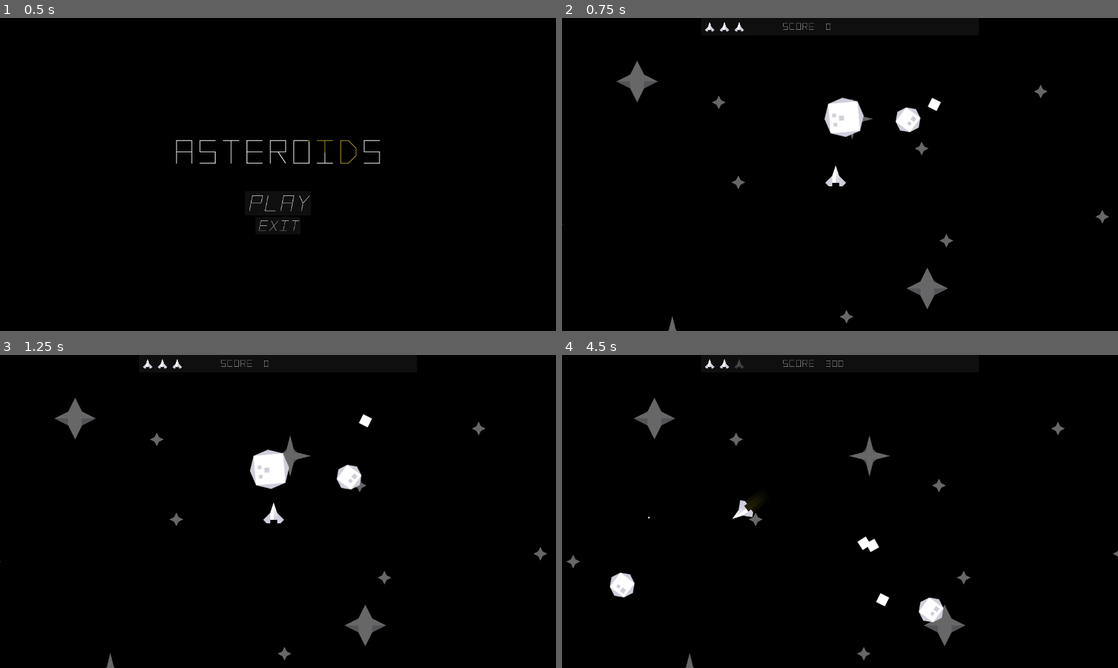
Above: before the commit, frames 1-4 (two rows, left to right).
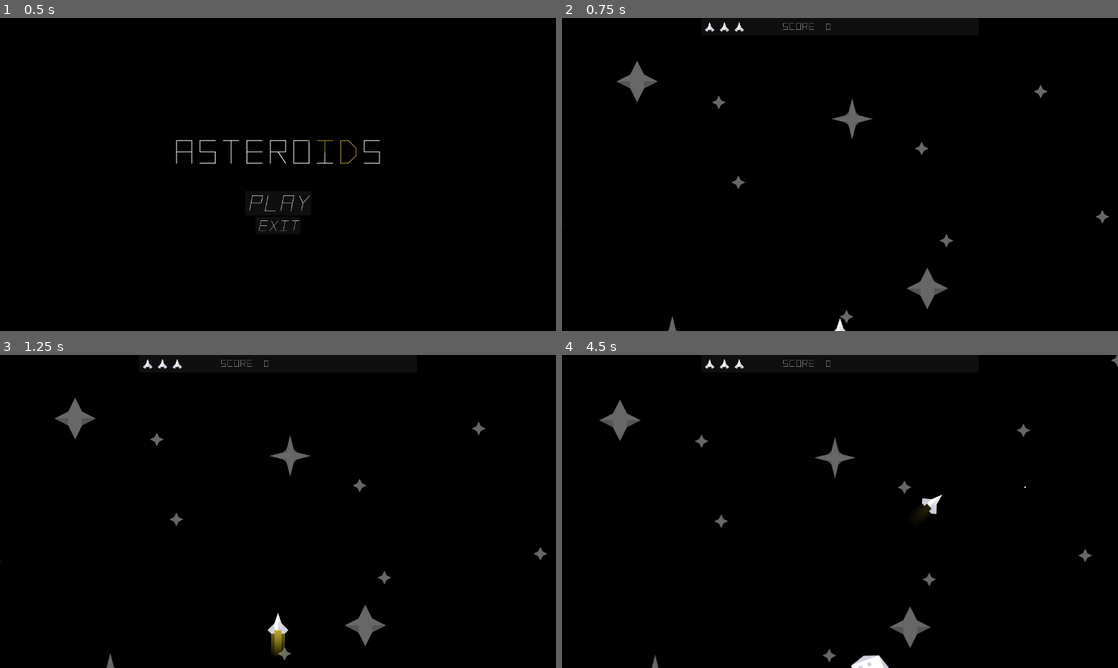
Above: after the commit, the same moments.

Repository: odonnell-brian/20-game-asteroids
Game: Godot game, scene res://main.tscn
Same seed, same stepped clock (60 frames per second), same inputs: the game is played once before the commit and once after it.
Inputs:
- Up to frame 1 (0.5 s): no input
- Up to frame 2 (0.75 s): click "PLAY" at 0.5 s
- Up to frame 3 (1.25 s): no input
- Up to frame 4 (4.5 s): hold D (rotate_right) 1.28-2.03 s; hold Space (shoot) 1.28-2.03 s; hold E (brake) 2.03-2.78 s; tap Space (shoot) at 2.1, 3.6 s; hold D (rotate_right) 2.78-3.53 s; hold Space (shoot) 2.78-3.53 s; hold W (move_forward) 3.53-4.28 s; hold A (rotate_left) from 4.28 s (still down); hold Space (shoot) from 4.28 s (still down)

Frame 1 is identical in both runs. In frame 2, 1.2% of the frame differs, in the area x 47-69%, y 25-100%; in frame 3, 1.4%; in frame 4, 3.8%, in the area x 0-100%, y 0-100%.

Commit message:
Add spawn manager to randomly spawn asteroids; multiple bug fixes

Diff:
--- a/common/components/movement/player_movement_component.gd
+++ b/common/components/movement/player_movement_component.gd
@@ -1,5 +1,7 @@
 class_name PlayerMovementComponent
 extends Node2D
+
+signal force_move_complete()
 
 const DEFAULT_VELOCITY_LIMIT: float = 400.0
 const FX_STEP_SCALAR: float = 4.0
@@ -19,6 +21,7 @@
 @export var max_velocity: Vector2 = Vector2(DEFAULT_VELOCITY_LIMIT, DEFAULT_VELOCITY_LIMIT)
 @export var rotation_offset_degrees: float = 90.0
 
+var enabled: bool = true
 var move_vector: Vector2
 var current_velocity: Vector2
 
@@ -28,7 +31,7 @@
 	try_set_node_alpha(brake_sprite, 0.0)
 
 func _physics_process(delta: float) -> void:
-	if not get_parent() is CharacterBody2D:
+	if not enabled or not get_parent() is CharacterBody2D:
 		return
 
 	var parent: CharacterBody2D = get_parent() as CharacterBody2D
@@ -75,3 +78,17 @@
 
 func get_velocity_percent() -> Vector2:
 	return Vector2(current_velocity.x / max_velocity.x, current_velocity.y / max_velocity.y)
+
+func force_move_to(destination: Vector2, duration: float) -> void:
+	enabled = false
+
+	var thruster_tween_time: float = duration / 4
+	var position_tween: Tween = create_tween()
+	position_tween.tween_property(get_parent(), "global_position", destination, duration).from_current().set_ease(Tween.EASE_IN_OUT)
+	position_tween.parallel().tween_property(thruster_sprite, "modulate:a", 1.0, thruster_tween_time).set_trans(Tween.TRANS_SINE)
+	position_tween.parallel().tween_property(thruster_sprite, "modulate:a", 0.0, thruster_tween_time).set_delay(thruster_tween_time * 3)
+	position_tween.tween_callback(on_force_move_complete).set_delay(0.5)
+
+func on_force_move_complete() -> void:
+	enabled = true
+	force_move_complete.emit()
--- a/common/components/movement/screen_wrap_component.gd
+++ b/common/components/movement/screen_wrap_component.gd
@@ -1,13 +1,19 @@
 class_name ScreenWrapComponent
 extends Node2D
 
-func _physics_process(_delta: float) -> void:
+@export_category("Dependencies")
+@export var visibility_notifier: VisibleOnScreenNotifier2D
+
+func _ready() -> void:
+	visibility_notifier.screen_exited.connect(try_wrap)
+
+func try_wrap() -> void:
 	if not get_parent() is Node2D:
 		return
 
 	var parent: Node2D = get_parent() as Node2D
-	parent.global_position.x = wrap_value(parent.global_position.x, 0, get_viewport().size.x)
-	parent.global_position.y = wrap_value(parent.global_position.y, 0, get_viewport().size.y)
+	parent.global_position.x = wrap_value(parent.global_position.x, 0, Globals.viewport_size.x)
+	parent.global_position.y = wrap_value(parent.global_position.y, 0, Globals.viewport_size.y)
 
 func wrap_value(value: float, min_val: float, max_val: float):
 	if value < min_val:
--- a/common/components/movement/simple_movement_component.gd
+++ b/common/components/movement/simple_movement_component.gd
@@ -3,11 +3,12 @@
 
 @export_category("Settings")
 @export var speed: float = 100.0
+@export var initial_direction: Vector2 = Vector2.RIGHT
 
 var velocity_offset: Vector2 = Vector2.ZERO
 var current_velocity: Vector2 = Vector2.ZERO
 
 func _physics_process(delta: float) -> void:
-	var move_vector: Vector2 = Vector2.UP.rotated(global_rotation)
+	var move_vector: Vector2 = initial_direction.rotated(global_rotation)
 	current_velocity = (speed * delta * move_vector) + velocity_offset
 	get_parent().position += current_velocity
--- /dev/null
+++ b/common/model/spawn_info.gd
@@ -0,0 +1,5 @@
+class_name SpawnInfo
+extends Resource
+
+@export var percent_chance: float = 1.0
+@export var scene: PackedScene
--- a/entities/asteroid/asteroid.gd
+++ b/entities/asteroid/asteroid.gd
@@ -10,7 +10,7 @@
 @export var num_to_spawn: int = 0
 
 func _ready() -> void:
-	global_rotation = randf_range(0.0, 2 * PI)
+	set_random_rotation()
 	health_component.health_depleted.connect(on_health_depleted)
 
 func impart_parent_velocity(parent_velocity: Vector2) -> void:
@@ -27,3 +27,9 @@
 
 		if spawn is Asteroid:
 			(spawn as Asteroid).impart_parent_velocity(movement_component.current_velocity)
+
+func set_random_rotation() -> void:
+	var rand_x = randf_range(0.0, Globals.viewport_size.x)
+	var rand_y = randf_range(0.0, Globals.viewport_size.y)
+
+	look_at(Vector2(rand_x, rand_y))
--- a/entities/asteroid/asteroid_large.tscn
+++ b/entities/asteroid/asteroid_large.tscn
@@ -25,7 +25,12 @@
 [node name="SimpleMovementComponent" parent="." instance=ExtResource("3_fqrve")]
 speed = 90.0
 
-[node name="ScreenWrapComponent" parent="." instance=ExtResource("4_wk8ix")]
+[node name="ScreenWrapComponent" parent="." node_paths=PackedStringArray("visibility_notifier") instance=ExtResource("4_wk8ix")]
+visibility_notifier = NodePath("VisibleOnScreenNotifier2D")
+
+[node name="VisibleOnScreenNotifier2D" type="VisibleOnScreenNotifier2D" parent="ScreenWrapComponent"]
+position = Vector2(1, 1.5)
+scale = Vector2(5.7, 5.55)
 
 [node name="HealthComponent" parent="." instance=ExtResource("5_mlcd4")]
 collision_layer = 4
--- a/entities/asteroid/asteroid_medium.tscn
+++ b/entities/asteroid/asteroid_medium.tscn
@@ -26,7 +26,12 @@
 [node name="SimpleMovementComponent" parent="." instance=ExtResource("3_32l4f")]
 speed = 95.0
 
-[node name="ScreenWrapComponent" parent="." instance=ExtResource("4_tl1p8")]
+[node name="ScreenWrapComponent" parent="." node_paths=PackedStringArray("visibility_notifier") instance=ExtResource("4_tl1p8")]
+visibility_notifier = NodePath("VisibleOnScreenNotifier2D")
+
+[node name="VisibleOnScreenNotifier2D" type="VisibleOnScreenNotifier2D" parent="ScreenWrapComponent"]
+position = Vector2(-0.500001, -9.53674e-07)
+scale = Vector2(3.45, 3.4)
 
 [node name="HealthComponent" parent="." instance=ExtResource("5_32l4f")]
 collision_layer = 4
--- a/entities/asteroid/asteroid_small.tscn
+++ b/entities/asteroid/asteroid_small.tscn
@@ -21,7 +21,12 @@
 
 [node name="SimpleMovementComponent" parent="." instance=ExtResource("3_bejii")]
 
-[node name="ScreenWrapComponent" parent="." instance=ExtResource("4_ujanj")]
+[node name="ScreenWrapComponent" parent="." node_paths=PackedStringArray("visibility_notifier") instance=ExtResource("4_ujanj")]
+visibility_notifier = NodePath("VisibleOnScreenNotifier2D")
+
+[node name="VisibleOnScreenNotifier2D" type="VisibleOnScreenNotifier2D" parent="ScreenWrapComponent"]
+position = Vector2(-9.53674e-07, -1.19209e-07)
+scale = Vector2(2, 1.9)
 
 [node name="HealthComponent" parent="." instance=ExtResource("5_ujanj")]
 collision_layer = 4
--- a/entities/background/background_controller.gd
+++ b/entities/background/background_controller.gd
@@ -8,6 +8,6 @@
 @export var max_scroll_speed:Vector2 = Vector2(75, 75)
 
 func _process(_delta: float) -> void:
-	var x_velocity = max_scroll_speed.x * Globals.player_movement_data.velocity_percent.x
-	var y_velocity = max_scroll_speed.y * Globals.player_movement_data.velocity_percent.y
+	var x_velocity = max_scroll_speed.x * Globals.player_data.velocity_percent.x
+	var y_velocity = max_scroll_speed.y * Globals.player_data.velocity_percent.y
 	parallax.autoscroll = Vector2(x_velocity, y_velocity) * -1
--- a/entities/bullet/bullet.tscn
+++ b/entities/bullet/bullet.tscn
@@ -20,6 +20,7 @@
 
 [node name="SimpleMovementComponent" parent="." instance=ExtResource("2_2kyv7")]
 speed = 1000.0
+initial_direction = Vector2(0, -1)
 
 [node name="DestroyOffScreenComponent" parent="." node_paths=PackedStringArray("visibility_notifier") instance=ExtResource("3_5h0jh")]
 visibility_notifier = NodePath("VisibleOnScreenNotifier2D")
--- a/entities/player/player.gd
+++ b/entities/player/player.gd
@@ -9,16 +9,29 @@
 	health_component.health_depleted.connect(Globals.player_destroyed.emit)
 	health_component.health_changed.connect(Globals.player_lives_changed.emit)
 
-	Globals.player_movement_data = PlayerData.new(Vector2.ZERO, Vector2.ZERO)
+	Globals.player_data = PlayerData.new(Vector2.ZERO, Vector2.ZERO, health_component.current_health)
+
+	movement_component.force_move_complete.connect(Globals.player_ready.emit)
+	Globals.level_loaded.connect(on_level_loaded)
 
 func _process(_delta: float) -> void:
-	Globals.player_movement_data.velocity_percent = movement_component.get_velocity_percent()
-	Globals.player_movement_data.velocity = movement_component.get_velocity()
+	Globals.player_data.velocity_percent = movement_component.get_velocity_percent()
+	Globals.player_data.velocity = movement_component.get_velocity()
+
+func on_level_loaded() -> void:
+	Globals.player_lives_changed.emit(health_component.current_health)
+	movement_component.force_move_to(Vector2(get_viewport().size.x / 2, get_viewport().size.y / 2), 2.0)
+
+func on_health_changed(current_health: int) -> void:
+	Globals.player_data.current_lives = current_health
+	Globals.player_lives_changed.emit(current_health)
 
 class PlayerData:
+	var current_lives: int
 	var velocity: Vector2 = Vector2.ZERO
 	var velocity_percent: Vector2 = Vector2.ZERO
 
-	func _init(vel: Vector2, percent: Vector2):
+	func _init(vel: Vector2, percent: Vector2, lives: int):
 		self.velocity = vel
 		self.velocity_percent = percent
+		self.current_lives = lives
--- a/entities/player/player.tscn
+++ b/entities/player/player.tscn
@@ -55,7 +55,12 @@
 reverse_thruster_sprite = NodePath("../SpriteScaler/ReverseThrustSprite")
 brake_sprite = NodePath("../SpriteScaler/BrakeSprites")
 
-[node name="ScreenWrapComponent" parent="." instance=ExtResource("3_sglur")]
+[node name="ScreenWrapComponent" parent="." node_paths=PackedStringArray("visibility_notifier") instance=ExtResource("3_sglur")]
+visibility_notifier = NodePath("VisibleOnScreenNotifier2D")
+
+[node name="VisibleOnScreenNotifier2D" type="VisibleOnScreenNotifier2D" parent="ScreenWrapComponent"]
+position = Vector2(9.53674e-07, 3)
+scale = Vector2(2.7, 3.6)
 
 [node name="PlayerInputComponent" parent="." instance=ExtResource("4_bls4j")]
 
--- /dev/null
+++ b/entities/spawn_manager/asteroid_large_spawn.tres
@@ -0,0 +1,10 @@
+[gd_resource type="Resource" script_class="SpawnInfo" load_steps=3 format=3 uid="uid://64y4s64hg125"]
+
+[ext_resource type="PackedScene" uid="uid://bmv07dwwo87ia" path="res://entities/asteroid/asteroid_small.tscn" id="1_5s36u"]
+[ext_resource type="Script" uid="uid://bmx0aq8wcahcf" path="res://common/model/spawn_info.gd" id="1_tpxxv"]
+
+[resource]
+script = ExtResource("1_tpxxv")
+percent_chance = 0.33
+scene = ExtResource("1_5s36u")
+metadata/_custom_type_script = "uid://bmx0aq8wcahcf"
--- /dev/null
+++ b/entities/spawn_manager/asteroid_medium_spawn.tres
@@ -0,0 +1,10 @@
+[gd_resource type="Resource" script_class="SpawnInfo" load_steps=3 format=3 uid="uid://htmabrh5ne5c"]
+
+[ext_resource type="PackedScene" uid="uid://daq87bed4e65s" path="res://entities/asteroid/asteroid_large.tscn" id="1_d2w34"]
+[ext_resource type="Script" uid="uid://bmx0aq8wcahcf" path="res://common/model/spawn_info.gd" id="2_oy2or"]
+
+[resource]
+script = ExtResource("2_oy2or")
+percent_chance = 0.34
+scene = ExtResource("1_d2w34")
+metadata/_custom_type_script = "uid://bmx0aq8wcahcf"
--- /dev/null
+++ b/entities/spawn_manager/asteroid_small_spawn.tres
@@ -0,0 +1,10 @@
+[gd_resource type="Resource" script_class="SpawnInfo" load_steps=3 format=3 uid="uid://ct2e8dpa7rcw"]
+
+[ext_resource type="PackedScene" uid="uid://daq87bed4e65s" path="res://entities/asteroid/asteroid_large.tscn" id="1_fyuow"]
+[ext_resource type="Script" uid="uid://bmx0aq8wcahcf" path="res://common/model/spawn_info.gd" id="2_dgaaq"]
+
+[resource]
+script = ExtResource("2_dgaaq")
+percent_chance = 0.34
+scene = ExtResource("1_fyuow")
+metadata/_custom_type_script = "uid://bmx0aq8wcahcf"
--- /dev/null
+++ b/entities/spawn_manager/spawn_manager.gd
@@ -0,0 +1,45 @@
+class_name SpawnManager
+extends Node2D
+
+@export_category("Dependencies")
+@export var spawn_timer: Timer
+@export var possible_spawns: Array[SpawnInfo]
+@export var spawn_path: PathFollow2D
+
+@export_category("Settings")
+@export var spawn_time_range: Vector2 = Vector2(2.0, 4.0)
+@export var num_initial_spawns: int = 5
+
+func _ready() -> void:
+	Globals.start_game.connect(on_start_game)
+
+func on_start_game() -> void:
+	for i in num_initial_spawns:
+		do_spawn()
+
+	spawn_timer.timeout.connect(do_spawn)
+	start_spawn_timer()
+
+func do_spawn() -> void:
+	var spawn_info: SpawnInfo = pick_random_spawn()
+	var spawn: Node2D = spawn_info.scene.instantiate() as Node2D
+	spawn.global_position = pick_random_location()
+	add_child(spawn)
+	start_spawn_timer()
+
+func pick_random_spawn() -> SpawnInfo:
+	var total_percent = possible_spawns.reduce(func(accum, info): return accum + info.percent_chance, 0.0)
+
+	for spawn in possible_spawns:
+		var rand_val: float = randf_range(0.0, total_percent)
+		if rand_val <= spawn.percent_chance * total_percent:
+			return spawn
+
+	return possible_spawns[0]
+
+func pick_random_location() -> Vector2:
+	spawn_path.progress_ratio = randf()
+	return spawn_path.global_position
+
+func start_spawn_timer() -> void:
+	spawn_timer.start(randf_range(spawn_time_range.x, spawn_time_range.y))
--- /dev/null
+++ b/entities/spawn_manager/spawn_manager.tscn
@@ -0,0 +1,29 @@
+[gd_scene load_steps=7 format=3 uid="uid://dq1b6um0qq0nk"]
+
+[ext_resource type="Script" uid="uid://ddjcshst5ixyy" path="res://entities/spawn_manager/spawn_manager.gd" id="1_nl4a5"]
+[ext_resource type="Script" uid="uid://bmx0aq8wcahcf" path="res://common/model/spawn_info.gd" id="2_fs3ln"]
+[ext_resource type="Resource" uid="uid://64y4s64hg125" path="res://entities/spawn_manager/asteroid_large_spawn.tres" id="3_infqt"]
+[ext_resource type="Resource" uid="uid://htmabrh5ne5c" path="res://entities/spawn_manager/asteroid_medium_spawn.tres" id="4_ce33y"]
+[ext_resource type="Resource" uid="uid://ct2e8dpa7rcw" path="res://entities/spawn_manager/asteroid_small_spawn.tres" id="5_1t1l5"]
+
+[sub_resource type="Curve2D" id="Curve2D_fs3ln"]
+_data = {
+"points": PackedVector2Array(0, 0, 0, 0, -171, -186, 0, 0, 0, 0, 1490, -190, 0, 0, 0, 0, 1492, 852, 0, 0, 0, 0, -171, 848, 0, 0, 0, 0, -170, -184)
+}
+point_count = 5
+
+[node name="SpawnManager" type="Node2D" node_paths=PackedStringArray("spawn_timer", "spawn_path")]
+script = ExtResource("1_nl4a5")
+spawn_timer = NodePath("Timer")
+possible_spawns = Array[ExtResource("2_fs3ln")]([ExtResource("3_infqt"), ExtResource("4_ce33y"), ExtResource("5_1t1l5")])
+spawn_path = NodePath("Path2D/PathFollow2D")
+
+[node name="Timer" type="Timer" parent="."]
+one_shot = true
+
+[node name="Path2D" type="Path2D" parent="."]
+curve = SubResource("Curve2D_fs3ln")
+
+[node name="PathFollow2D" type="PathFollow2D" parent="Path2D"]
+position = Vector2(-171, -186)
+rotation = -0.00240818
--- a/game_world.gd
+++ b/game_world.gd
@@ -7,10 +7,11 @@
 	Globals.game_world = self
 	Globals.player_destroyed.connect(on_player_destroyed)
 	Globals.restart_game.connect(on_restart_game)
+	Globals.player_ready.connect(Globals.start_game.emit)
 
 func start_game() -> void:
+	init_gui()
 	instantiate_level()
-	init_gui()
 	get_tree().paused = false
 
 func clear() -> void:
@@ -18,11 +19,12 @@
 		current_level_node.call_deferred("queue_free")
 
 func instantiate_level() -> void:
-	var level: PackedScene = load("res://levels/test_scene.tscn")
+	var level: PackedScene = load("res://levels/level.tscn")
 	var level_node: Node2D = level.instantiate() as Node2D
 	add_child(level_node)
 	current_level_node = level_node
 	Globals.player_score = 0
+	Globals.level_loaded.emit.call_deferred()
 
 func init_gui() -> void:
 	var hud_scene: PackedScene = load("res://ui/hud/hud.tscn")
--- a/global/Globals.gd
+++ b/global/Globals.gd
@@ -1,4 +1,13 @@
 extends Node
+
+@warning_ignore("unused_signal")
+signal level_loaded()
+
+@warning_ignore("unused_signal")
+signal start_game()
+
+@warning_ignore("unused_signal")
+signal player_ready()
 
 @warning_ignore("unused_signal")
 signal player_lives_changed(current_lives: int)
@@ -13,5 +22,7 @@
 var game_world: GameWorld
 var gui_manager: GuiManager
 
-var player_movement_data: Player.PlayerData
+var player_data: Player.PlayerData
 var player_score: int = 0
+
+@onready var viewport_size: Vector2 = get_viewport().size
--- a/levels/level.tscn
+++ b/levels/level.tscn
@@ -1,7 +1,8 @@
-[gd_scene load_steps=3 format=3 uid="uid://bxt7scov730o1"]
+[gd_scene load_steps=4 format=3 uid="uid://bxt7scov730o1"]
 
 [ext_resource type="PackedScene" uid="uid://dnb0l2t3thcyt" path="res://entities/player/player.tscn" id="1_80vhd"]
 [ext_resource type="PackedScene" uid="uid://crnaf3xhorbn8" path="res://entities/background/player_velocity_based_background.tscn" id="1_hjsbj"]
+[ext_resource type="PackedScene" uid="uid://dq1b6um0qq0nk" path="res://entities/spawn_manager/spawn_manager.tscn" id="3_cwqvt"]
 
 [node name="Level" type="Node2D"]
 process_mode = 1
@@ -16,4 +17,6 @@
 [node name="Background" parent="." instance=ExtResource("1_hjsbj")]
 
 [node name="Player" parent="." instance=ExtResource("1_80vhd")]
-position = Vector2(640, 360)
+position = Vector2(640, 750)
+
+[node name="SpawnManager" parent="." instance=ExtResource("3_cwqvt")]
--- a/levels/test_scene.tscn
+++ b/levels/test_scene.tscn
@@ -18,7 +18,7 @@
 [node name="Background" parent="." instance=ExtResource("1_ohqux")]
 
 [node name="Player" parent="." instance=ExtResource("1_uhqqe")]
-position = Vector2(630, 363)
+position = Vector2(640, 750)
 
 [node name="AsteroidLarge" parent="." instance=ExtResource("2_coq8p")]
 position = Vector2(660, 216)
--- a/ui/hud/hud_controller.gd
+++ b/ui/hud/hud_controller.gd
@@ -5,13 +5,20 @@
 @export var lives_container: Container
 
 @export_category("Settings")
-@export_color_no_alpha var life_image_fade
+@export_color_no_alpha var life_image_no_fade: Color = Color.WHITE
+@export_color_no_alpha var life_image_fade: Color
 
 func _ready() -> void:
+	Globals.level_loaded.connect(on_level_loaded)
 	Globals.player_lives_changed.connect(on_player_lives_changed)
 
 func _process(_delta: float) -> void:
 	score_label.text = str(Globals.player_score)
+
+func on_level_loaded() -> void:
+	for child in lives_container.get_children():
+		if child is CanvasItem:
+			child.modulate = life_image_no_fade
 
 func on_player_lives_changed(current_lives: int) -> void:
 	var life_images: Array[Node] = lives_container.get_children()
Not shown, added: common/model/spawn_info.gd.uid
Not shown, added: entities/spawn_manager/spawn_manager.gd.uid
